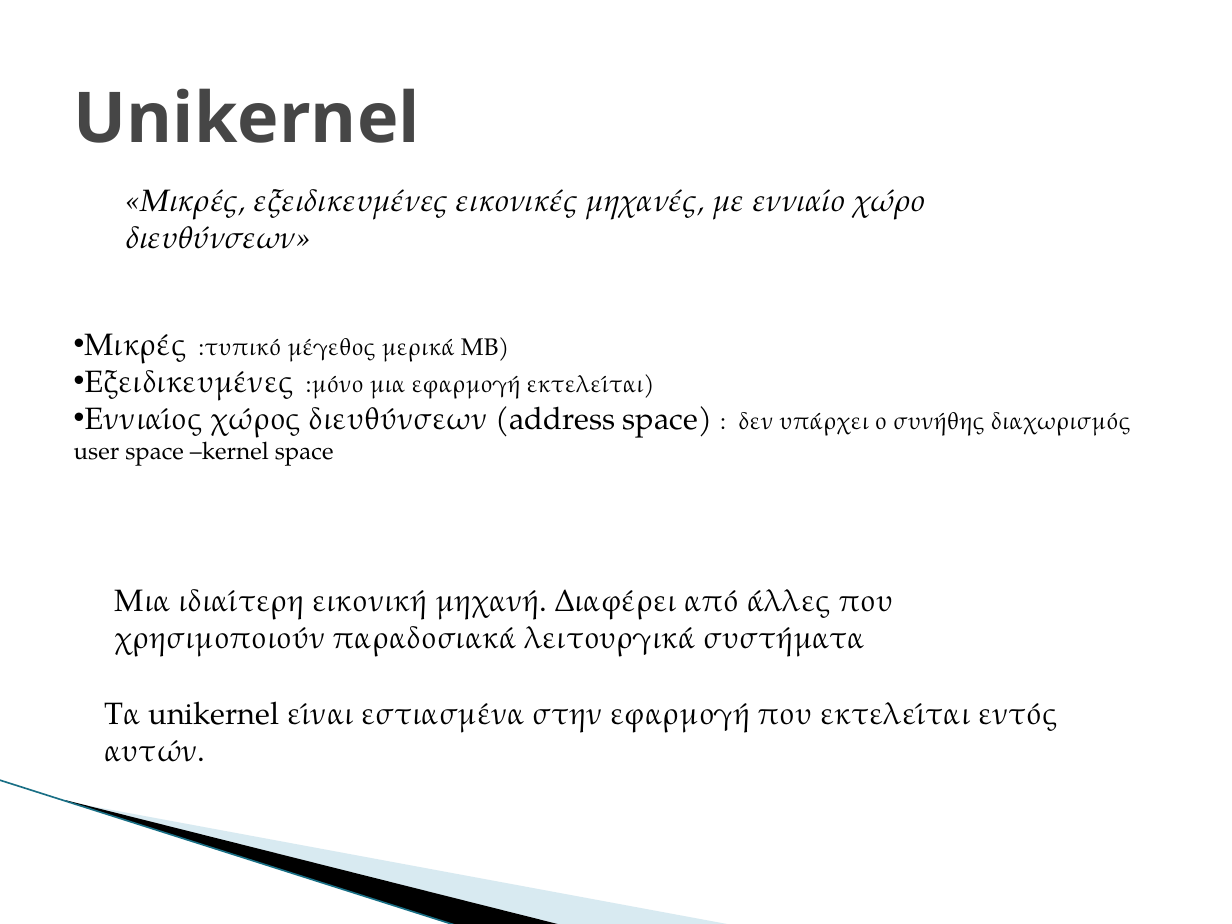
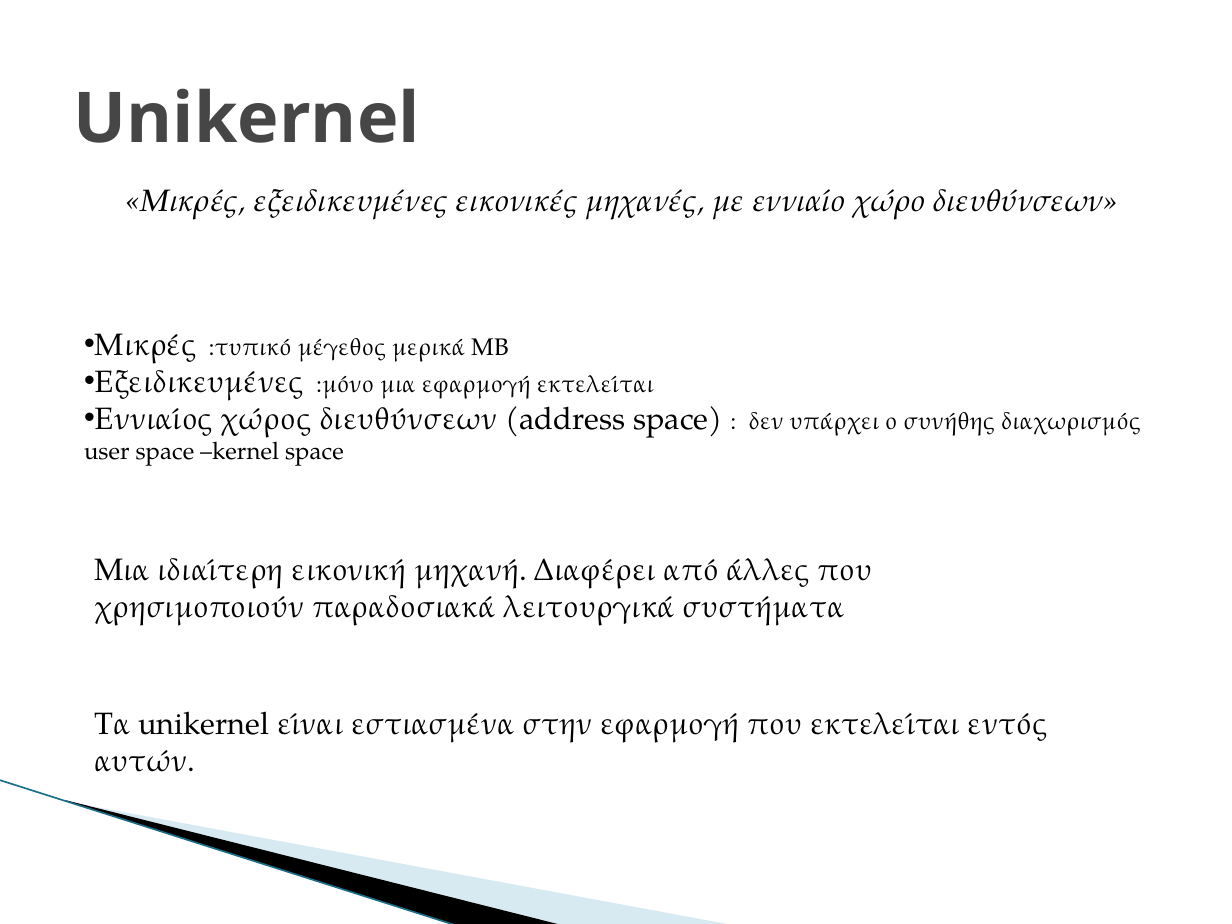
Before and after one commit to GiannhsAravantinos/ntua-diplwmatikh, a slide deck: slide 12 of paper/parousiasiDiplw.pptx. Drawn at 1232x924 pixels with LibreOffice and Linux fonts; fonts in the diff are those of the drawing; background and template pictures are left out. Boxes give left, top, right and bottom in pixels: in the first picture for what was removed or moved away, otherwise in the second. Text is boxed around its words. In the diff, an @@ line names an element or a change of style, - is before the commit and + after.

```diff
--- a/paper/parousiasiDiplw.pptx
+++ b/paper/parousiasiDiplw.pptx
@@ text "«Μικρές, εξειδικευμένες εικονικές μηχανές, με ..." rewrapped from (x1=125, y1=189, x2=925, y2=249) to (x1=125, y1=189, x2=1119, y2=220) @@
@@ text "Μικρές :τυπικό μέγεθος μερικά ΜB" moved from (x1=74, y1=333, x2=1131, y2=466) to (x1=84, y1=333, x2=1141, y2=466) @@
@@ text at (x1=95, y1=333, x2=654, y2=401): text changed @@
-• Μικρές :τυπικό μέγεθος μερικά ΜB)
-• Εξειδικευμένες :μόνο μια εφαρμογή εκτελείται)
+• Μικρές :τυπικό μέγεθος μερικά ΜB
+• Εξειδικευμένες :μόνο μια εφαρμογή εκτελείται
@@ text "Μια ιδιαίτερη εικονική μηχανή. Διαφέρει ..." moved from (x1=115, y1=589, x2=893, y2=657) to (x1=94, y1=558, x2=873, y2=626) @@
@@ text "Τα unikernel είναι εστιασμένα στην ..." moved from (x1=105, y1=701, x2=1057, y2=733) to (x1=94, y1=711, x2=1047, y2=743) @@
```
Also in this commit, not shown: 30 other slides changed.
